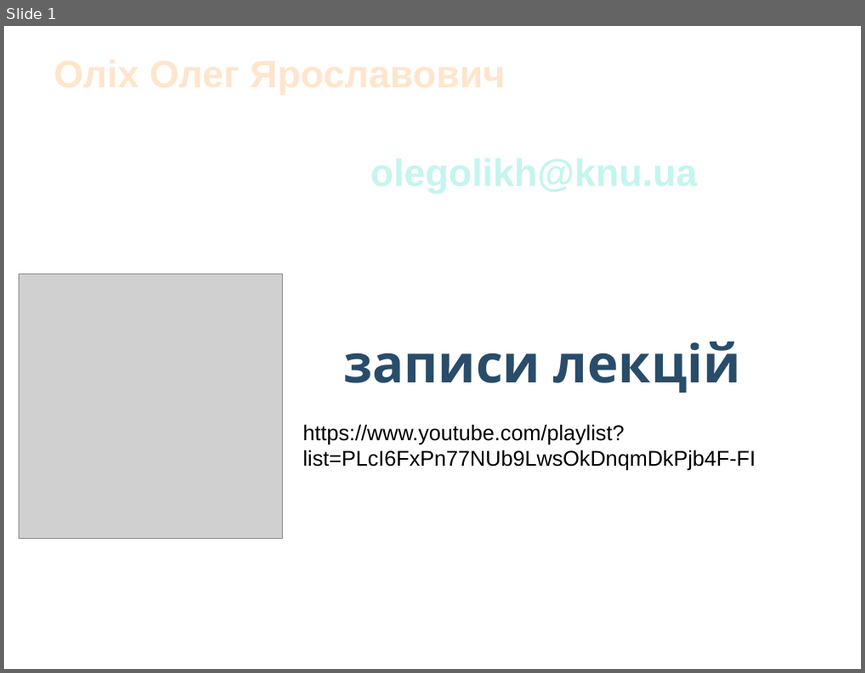
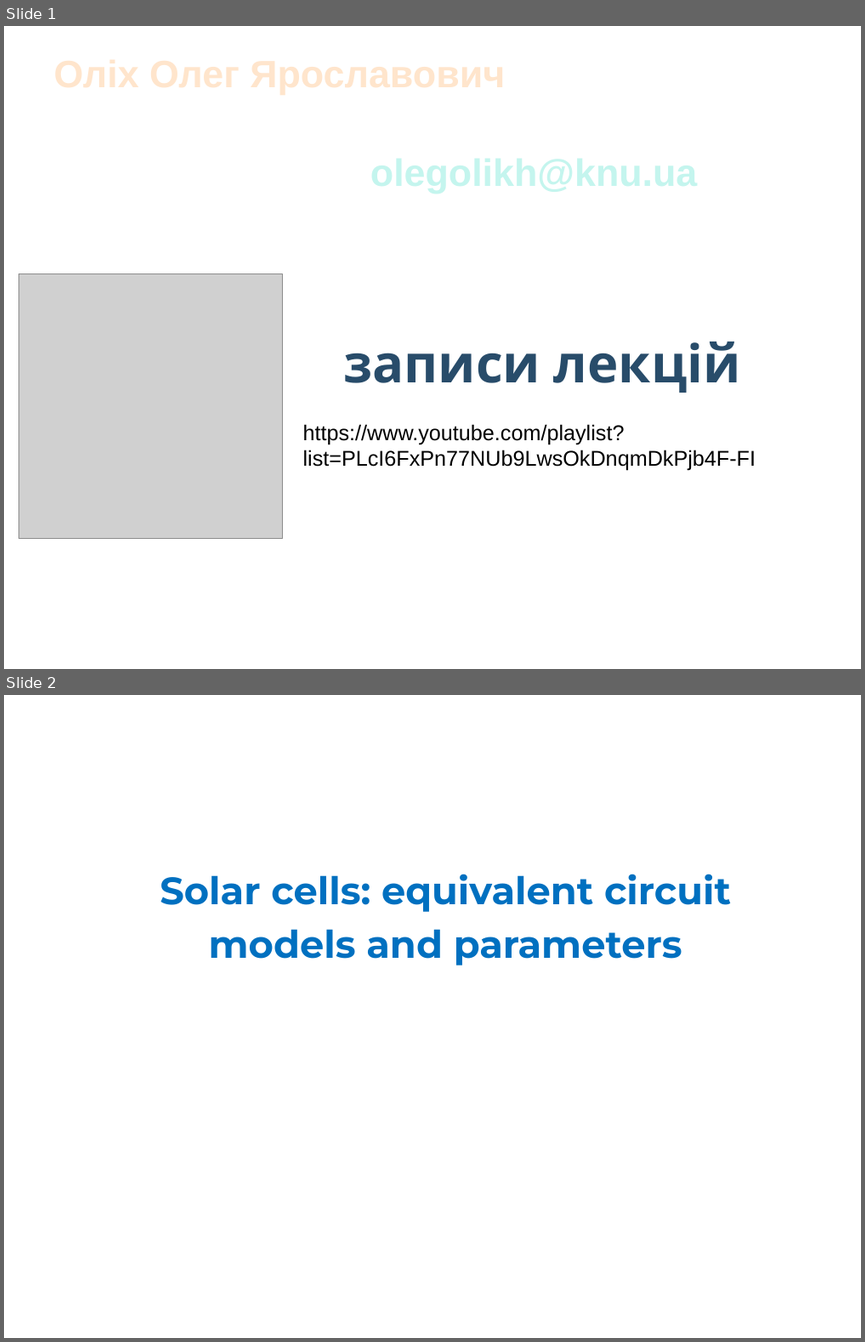
Before and after one commit to l432/NMK, a slide deck: Lecture/DAAD/DAAD_Models.pptm. Shown one above the other, each under a label of ours: slide 1 before the commit, slides 1 and 2 after it. The pictures are 865x673 and 865x1342 pixels, drawn with LibreOffice and Linux fonts; fonts in the diff are those of the drawing; grey boxes stand for pictures. Boxes give left, top, right and bottom in pixels: in the first picture for what was removed or moved away, otherwise in the second. Text is boxed around its words. In the diff, an @@ line names an element or a change of style, - is before the commit and + after.

```diff
--- a/Lecture/DAAD/DAAD_Models.pptm
+++ b/Lecture/DAAD/DAAD_Models.pptm
@@ slide 2 added at [4, 695, 861, 1338], background #FFFFFF @@
@@ text added at [160, 873, 731, 965], 32 pt, text #0070C0, bold @@
+Solar cells: equivalent circuit models and parameters
```
Also in this commit, not shown: 1 slide removed, 2 other files.
